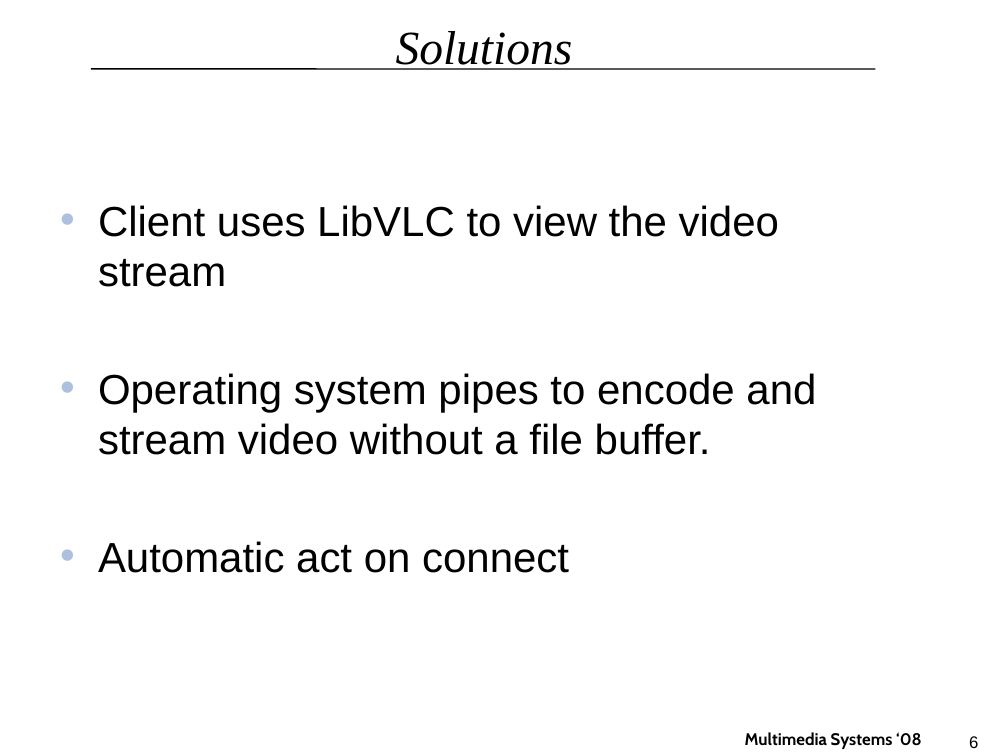
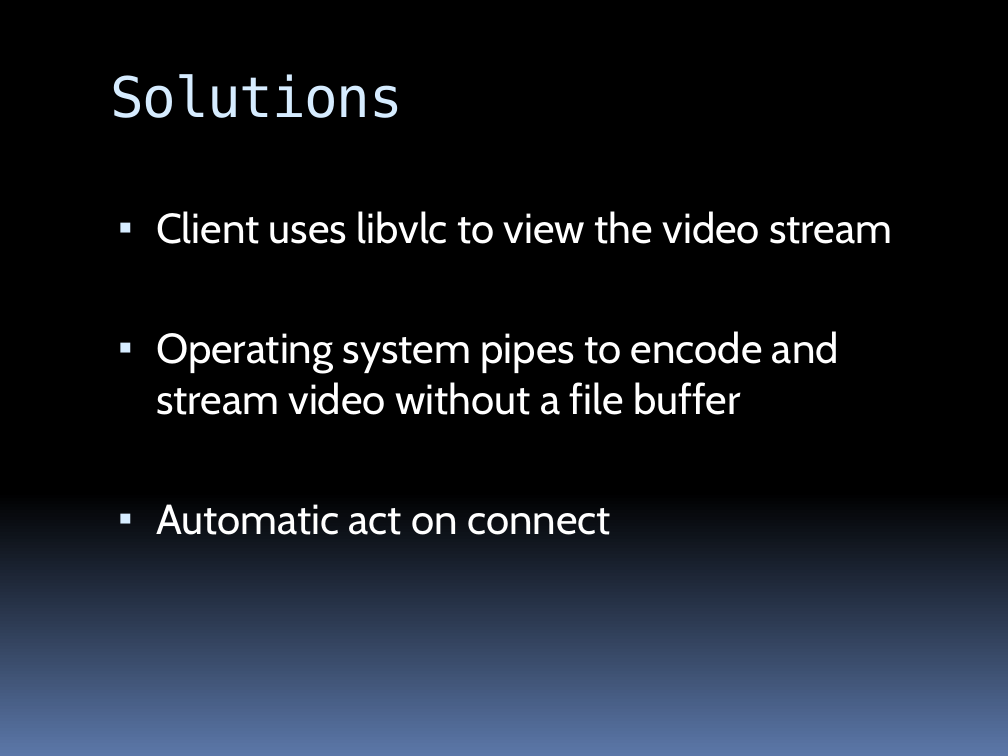
Before and after one commit to tv/C-WG3-1, a slide deck: slide 6 of docs/MMS_Final_Presentation.pptx. Drawn at 1008x756 pixels with LibreOffice and Linux fonts; fonts in the diff are those of the drawing; background and template pictures are left out. Boxes give left, top, right and bottom in pixels: in the first picture for what was removed or moved away, otherwise in the second. Text is boxed around its words. In the diff, an @@ line names an element or a change of style, - is before the commit and + after.

Commit message:
less mistakes, more style

```diff
--- a/docs/MMS_Final_Presentation.pptx
+++ b/docs/MMS_Final_Presentation.pptx
@@ background #FFFFFF to gradient #000000 to #5B77A8 @@
@@ title "Solutions": place and size @@
-title "Solutions" at box(396, 31, 573, 70)
+title "Solutions" at box(111, 74, 403, 118)
@@ title "Solutions" at box(111, 74, 403, 118): size 34 to 40 pt, font Times New Roman to DejaVu Sans Mono, text colour #000000 to #D6ECFF, letter spacing 0 to -1 pt, italic off; alignment centre to left; vertical alignment middle to top @@
@@ line removed from (91, 69) to (875, 69) @@
@@ text "Client uses libvlc to view ...": place and size @@
-text "Client uses libvlc to view ..." at box(98, 205, 816, 573)
+text "Client uses libvlc to view ..." at box(156, 211, 892, 535)
@@ text at box(156, 211, 892, 415): text changed; font Arial to Cabin; text colour #000000 to #FFFFFF @@
-• Client uses LibVLC to view the video stream
-• Operating system pipes to encode and stream video without a file buffer.
+▪ Client uses libvlc to view the video stream
+▪ Operating system pipes to encode and stream video without a file buffer
@@ text at box(156, 504, 610, 535): font Arial to Cabin, text colour #000000 to #FFFFFF in "Automatic act on connect"; bullet • to ▪; more space between paragraphs; bullet colour #ADC0DF to #D6ECFF @@
@@ text removed at box(745, 732, 922, 749) @@
-Multimedia Systems ‘08
@@ page number removed at box(969, 736, 978, 748) @@
-6
```
Also in this commit, not shown: 9 other slides changed.
